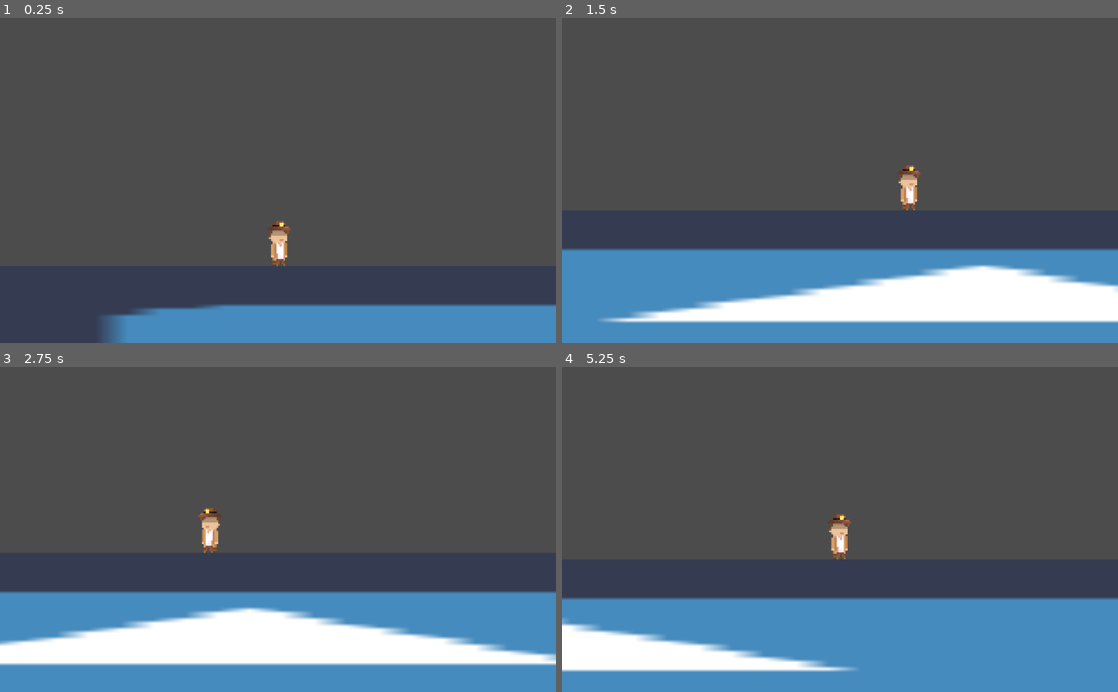
Above: before the commit, frames 1-4 (two rows, left to right).
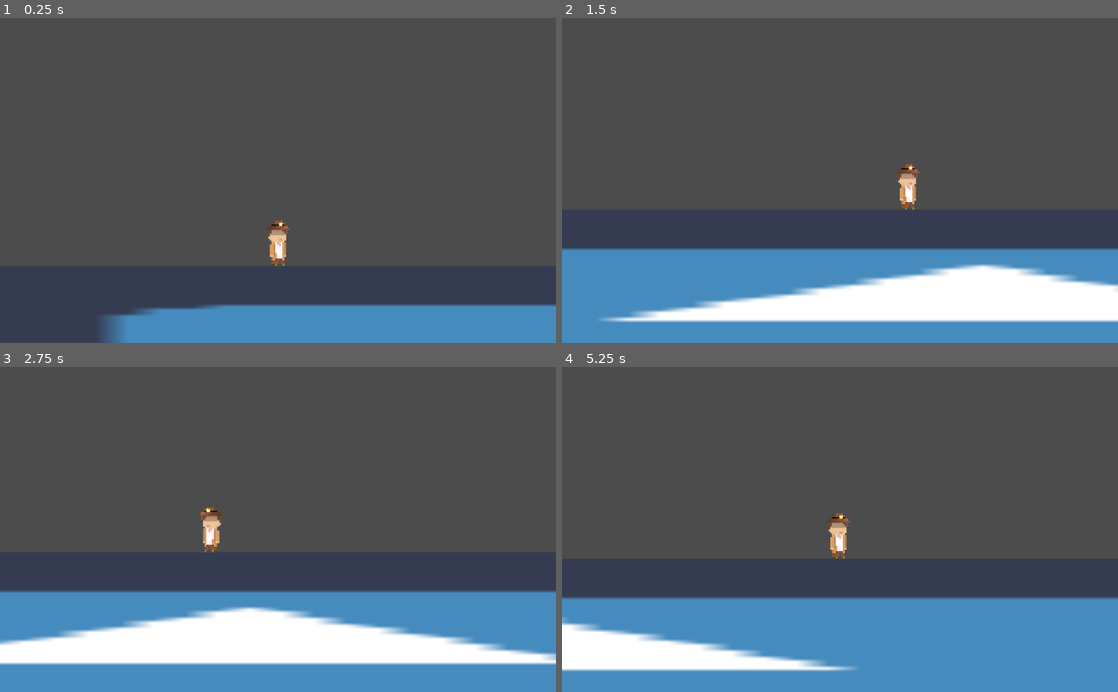
Above: after the commit, the same moments.

Repository: Spiderpat12/OmarDev1
Game: Godot game, scene res://Game.tscn
The game is run twice, just before and just after one commit, with the same random seed, the same clock (stepped at 60 frames per second) and the same inputs. The project has no main scene, so this scene is started directly. The engine's default icon, where the game draws it, is replaced by a stand-in: a white triangle on a blue panel in a dark square.
Inputs:
- Up to frame 1 (0.25 s): no input
- Up to frame 2 (1.5 s): hold Right (ui_right) from 0.53 s (still down); tap Up (ui_up) at 0.77 s
- Up to frame 3 (2.75 s): tap Up (ui_up) at 1.52 s; release Right (ui_right) at 2.03 s; hold Left (ui_left) from 2.03 s (still down)
- Up to frame 4 (5.25 s): release Left (ui_left) at 2.78 s; hold Right (ui_right) 2.78-4.28 s; tap Up (ui_up) at 3.02, 3.77, 4.52 s; hold Left (ui_left) 4.28-5.03 s; hold Right (ui_right) from 5.03 s (still down)

The runs differ from the first frame. In frame 1, 0.2% of the frame differs, in the area x 47-53%, y 62-77%; in frame 2, 1.3%; in frame 3, 1.6%, in the area x 0-100%, y 43-92%; in frame 4, 0.8%.

Commit message:
rayan

Diff:
--- a/project_whith_rayan/Game.tscn
+++ b/project_whith_rayan/Game.tscn
@@ -1,36 +1,14 @@
-[gd_scene load_steps=6 format=2]
+[gd_scene load_steps=4 format=2]
 
-[ext_resource path="res://scripts/Player.gd" type="Script" id=1]
+[ext_resource path="res://Sene/Player.tscn" type="PackedScene" id=1]
 [ext_resource path="res://icon.png" type="Texture" id=2]
-[ext_resource path="res://Art/Sprite-0001.png" type="Texture" id=3]
-
-[sub_resource type="RectangleShape2D" id=1]
 
 [sub_resource type="RectangleShape2D" id=2]
 extents = Vector2( 532.5, 44 )
 
 [node name="Game" type="Node2D"]
 
-[node name="Player" type="KinematicBody2D" parent="."]
-position = Vector2( 238, 424 )
-script = ExtResource( 1 )
-jump_height = 100.0
-jump_time_to_peak = 0.5
-jump_time_to_descent = 0.4
-
-[node name="Sprite" type="Sprite" parent="Player"]
-texture = ExtResource( 3 )
-
-[node name="CollisionShape2D" type="CollisionShape2D" parent="Player"]
-position = Vector2( 0, 0.588 )
-scale = Vector2( 0.48, 1.223 )
-shape = SubResource( 1 )
-
-[node name="Camera2D" type="Camera2D" parent="Player"]
-current = true
-zoom = Vector2( 0.3, 0.3 )
-smoothing_enabled = true
-smoothing_speed = 8.0
+[node name="Player" parent="." instance=ExtResource( 1 )]
 
 [node name="StaticBody2D" type="StaticBody2D" parent="."]
 position = Vector2( 0, 582 )
--- /dev/null
+++ b/project_whith_rayan/Sene/Player.tscn
@@ -0,0 +1,135 @@
+[gd_scene load_steps=10 format=2]
+
+[ext_resource path="res://scripts/Player.gd" type="Script" id=1]
+[ext_resource path="res://Art/PLAYER.png" type="Texture" id=2]
+
+[sub_resource type="RectangleShape2D" id=1]
+extents = Vector2( 9.444, 9.672 )
+
+[sub_resource type="Animation" id=5]
+resource_name = "Jump"
+length = 5.0
+tracks/0/type = "value"
+tracks/0/path = NodePath("Sprite:region_rect")
+tracks/0/interp = 1
+tracks/0/loop_wrap = true
+tracks/0/imported = false
+tracks/0/enabled = true
+tracks/0/keys = {
+"times": PoolRealArray( 0, 0.1 ),
+"transitions": PoolRealArray( 1, 1 ),
+"update": 1,
+"values": [ Rect2( 266, 4, 13, 25 ), Rect2( 298, 4, 13, 25 ) ]
+}
+
+[sub_resource type="Animation" id=2]
+length = 0.001
+tracks/0/type = "value"
+tracks/0/path = NodePath("Sprite:region_rect")
+tracks/0/interp = 1
+tracks/0/loop_wrap = true
+tracks/0/imported = false
+tracks/0/enabled = true
+tracks/0/keys = {
+"times": PoolRealArray( 0 ),
+"transitions": PoolRealArray( 1 ),
+"update": 0,
+"values": [ Rect2( 10, 4, 13, 25 ) ]
+}
+
+[sub_resource type="Animation" id=6]
+resource_name = "fall"
+loop = true
+tracks/0/type = "value"
+tracks/0/path = NodePath("Sprite:region_rect")
+tracks/0/interp = 1
+tracks/0/loop_wrap = true
+tracks/0/imported = false
+tracks/0/enabled = true
+tracks/0/keys = {
+"times": PoolRealArray( 0 ),
+"transitions": PoolRealArray( 1 ),
+"update": 1,
+"values": [ Rect2( 330, 4, 13, 25 ) ]
+}
+
+[sub_resource type="Animation" id=3]
+resource_name = "idle"
+length = 0.8
+loop = true
+tracks/0/type = "value"
+tracks/0/path = NodePath("Sprite:region_rect")
+tracks/0/interp = 1
+tracks/0/loop_wrap = true
+tracks/0/imported = false
+tracks/0/enabled = true
+tracks/0/keys = {
+"times": PoolRealArray( 0, 0.2, 0.4, 0.6 ),
+"transitions": PoolRealArray( 1, 1, 1, 1 ),
+"update": 1,
+"values": [ Rect2( 10, 4, 13, 25 ), Rect2( 42, 4, 13, 25 ), Rect2( 74, 4, 13, 25 ), Rect2( 106, 4, 13, 25 ) ]
+}
+
+[sub_resource type="Animation" id=7]
+resource_name = "slide"
+loop = true
+tracks/0/type = "value"
+tracks/0/path = NodePath("Sprite:region_rect")
+tracks/0/interp = 1
+tracks/0/loop_wrap = true
+tracks/0/imported = false
+tracks/0/enabled = true
+tracks/0/keys = {
+"times": PoolRealArray( 0 ),
+"transitions": PoolRealArray( 1 ),
+"update": 1,
+"values": [ Rect2( 359, 0, 22, 27 ) ]
+}
+
+[sub_resource type="Animation" id=4]
+resource_name = "walk"
+length = 0.4
+loop = true
+tracks/0/type = "value"
+tracks/0/path = NodePath("Sprite:region_rect")
+tracks/0/interp = 1
+tracks/0/loop_wrap = true
+tracks/0/imported = false
+tracks/0/enabled = true
+tracks/0/keys = {
+"times": PoolRealArray( 0, 0.1, 0.2, 0.3 ),
+"transitions": PoolRealArray( 1, 1, 1, 1 ),
+"update": 1,
+"values": [ Rect2( 138, 4, 13, 26 ), Rect2( 170, 3, 13, 28 ), Rect2( 202, 3, 13, 28 ), Rect2( 234, 3, 13, 28 ) ]
+}
+
+[node name="Player" type="KinematicBody2D"]
+position = Vector2( 238, 424 )
+script = ExtResource( 1 )
+jump_height = 100.0
+jump_time_to_peak = 0.5
+jump_time_to_descent = 0.4
+
+[node name="Sprite" type="Sprite" parent="."]
+texture = ExtResource( 2 )
+region_enabled = true
+region_rect = Rect2( 10, 4, 13, 25 )
+
+[node name="CollisionShape2D" type="CollisionShape2D" parent="."]
+position = Vector2( 0, 0.679016 )
+scale = Vector2( 0.48, 1.223 )
+shape = SubResource( 1 )
+
+[node name="Camera2D" type="Camera2D" parent="."]
+current = true
+zoom = Vector2( 0.3, 0.3 )
+smoothing_enabled = true
+smoothing_speed = 8.0
+
+[node name="AnimationPlayer" type="AnimationPlayer" parent="."]
+anims/Jump = SubResource( 5 )
+anims/RESET = SubResource( 2 )
+anims/fall = SubResource( 6 )
+anims/idle = SubResource( 3 )
+anims/slide = SubResource( 7 )
+anims/walk = SubResource( 4 )
--- a/project_whith_rayan/scripts/Player.gd
+++ b/project_whith_rayan/scripts/Player.gd
@@ -37,8 +37,6 @@
 
 
 func Movement(delta) -> void:
-	print(motion)
-	print(jump_count)
 	if (x):
 		motion.x = move_toward(motion.x,x * speed,acc)
 	else:
Binary file added: project_whith_rayan/Art/PLAYER.png
Not shown, added: project_whith_rayan/Art/PLAYER.png.import
